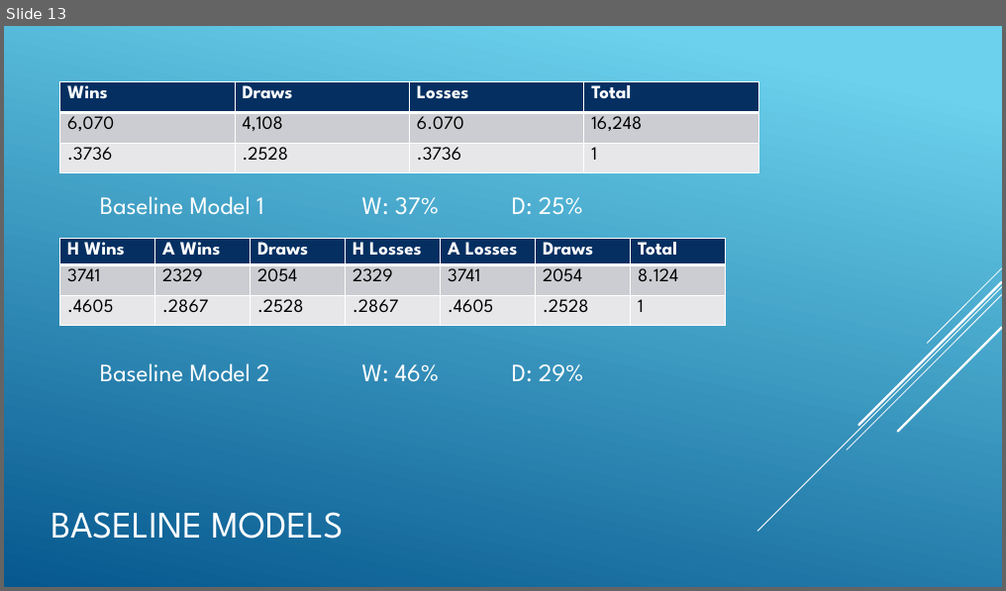
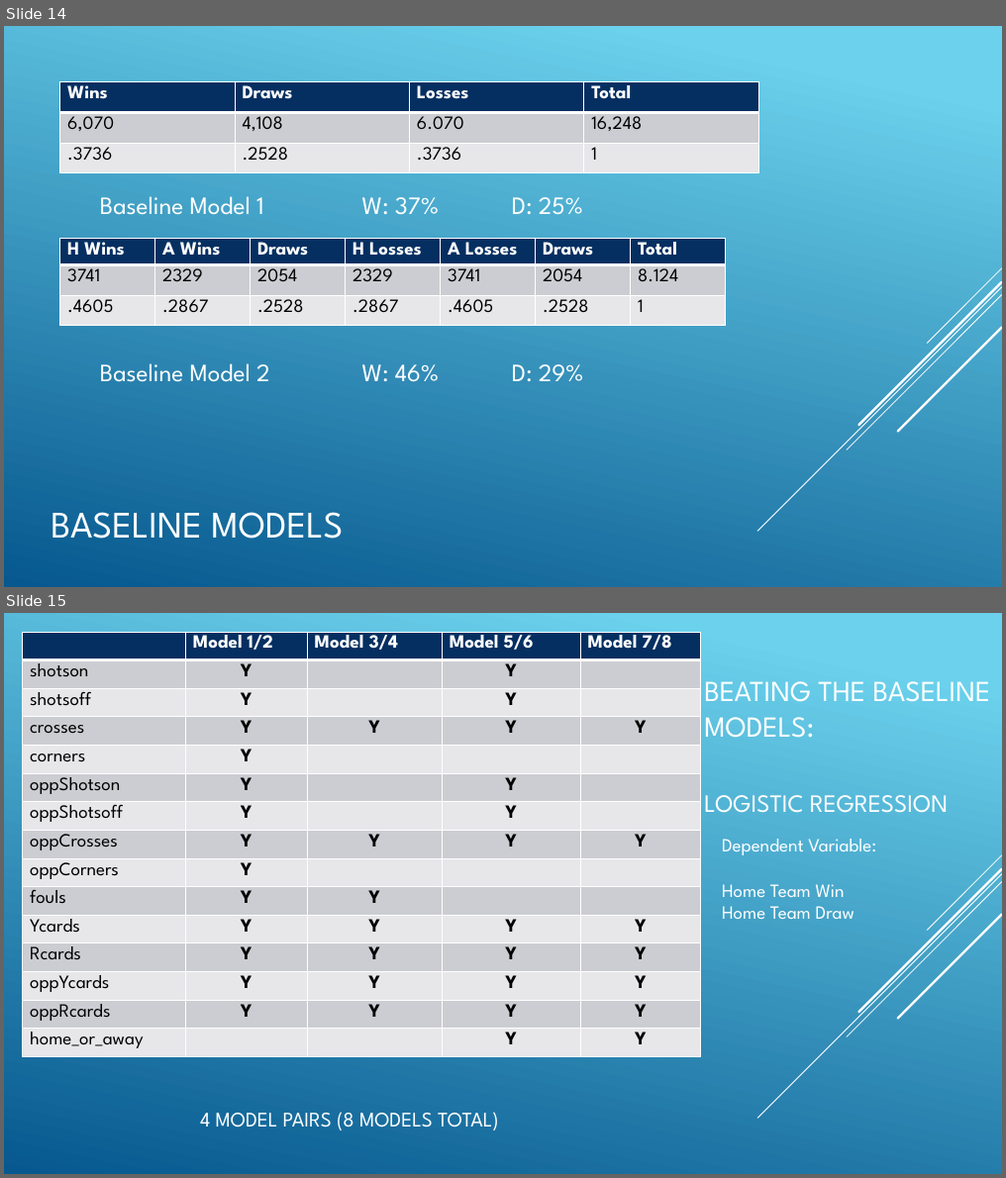
Before and after one commit to flippinuke/ProjectSoccer, a slide deck: SoccerSlideDeck.pptx. Shown one above the other, each under a label of ours: slide 13 before the commit, slides 14 and 15 after it. The pictures are 1006x591 and 1006x1178 pixels, drawn with LibreOffice and Linux fonts; fonts in the diff are those of the drawing. Boxes give left, top, right and bottom in pixels: in the first picture for what was removed or moved away, otherwise in the second. Text is boxed around its words. In the diff, an @@ line names an element or a change of style, - is before the commit and + after.

```diff
--- a/SoccerSlideDeck.pptx
+++ b/SoccerSlideDeck.pptx
@@ slide 15 added at [4, 613, 1002, 1174], background gradient #6ED2EB to #06588E; not listed: 5 template elements that a slide beside it also shows @@
@@ table added at [23, 632, 701, 1081], 15 rows, 5 columns @@
+ | Model 1/2 | Model 3/4 | Model 5/6 | Model 7/8
+shotson | Y |  | Y | 
+shotsoff | Y |  | Y | 
+crosses | Y | Y | Y | Y
+corners | Y |  |  | 
+oppShotson | Y |  | Y | 
+oppShotsoff | Y |  | Y | 
+oppCrosses | Y | Y | Y | Y
+oppCorners | Y |  |  | 
+fouls | Y | Y |  | 
+Ycards | Y | Y | Y | Y
+Rcards | Y | Y | Y | Y
+oppYcards | Y | Y | Y | Y
+oppRcards | Y | Y | Y | Y
+home_or_away |  |  | Y | Y
@@ title added at [704, 681, 991, 813], 28 pt, text #FFFFFF @@
+BEATING THE BASELINE MODELS:
+LOGISTIC REGRESSION
@@ text added at [722, 839, 876, 919], 18 pt, text #FFFFFF @@
+Dependent Variable:
+Home Team Win
+Home Team Draw
@@ text added at [200, 1112, 499, 1131], 20 pt, text #FFFFFF @@
+4 MODEL PAIRS (8 MODELS TOTAL)
@@ what was slide 13 is now slide 14 @@
```
Also in this commit, not shown: 7 slides changed, 2 other slides added, 1 slide removed, 3 other files.
